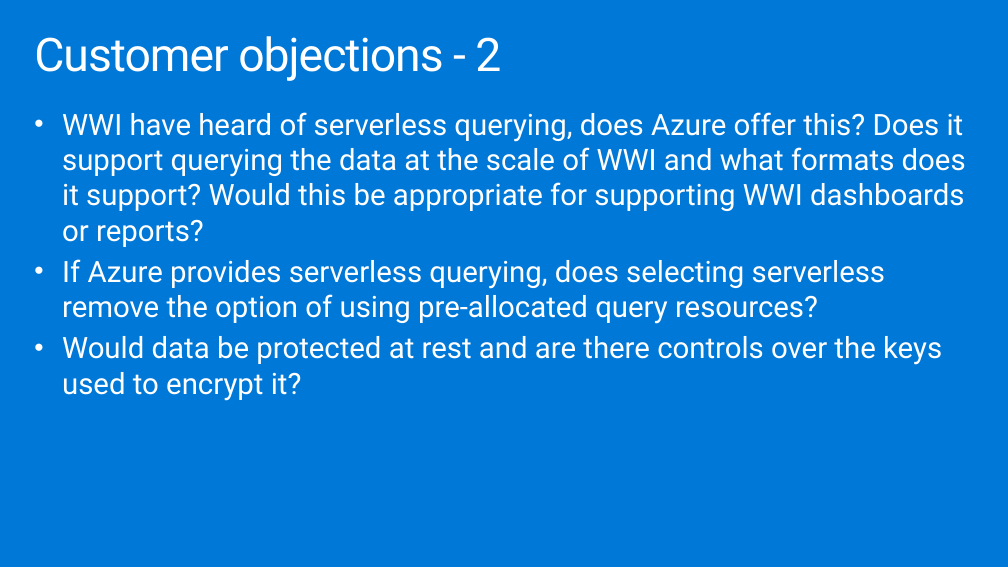
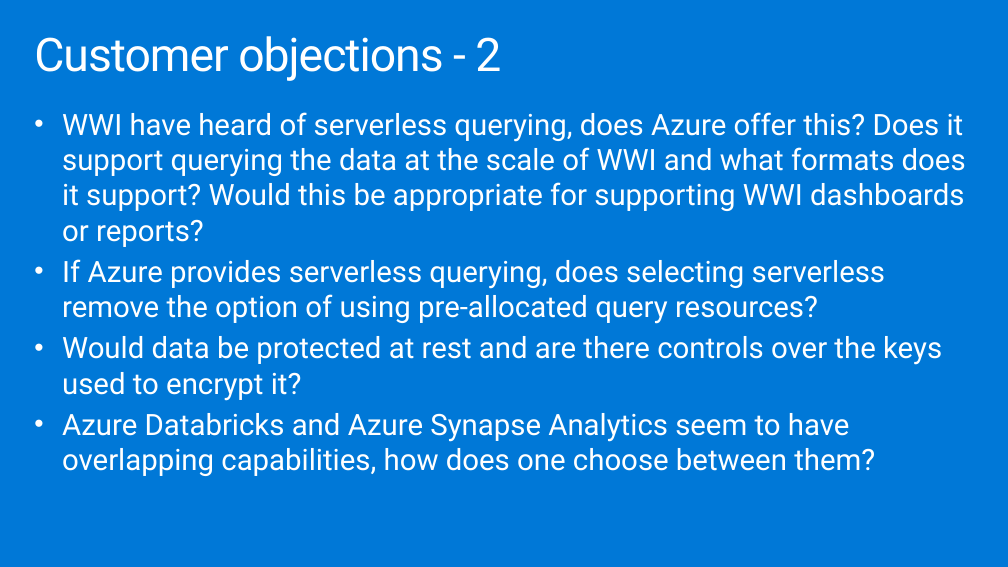
Before and after one commit to joelhulen/MCW-Azure-Synapse-Analytics-end-to-end-solution, a slide deck: slide 16 of Whiteboard design session/WDS trainer presentation - Azure Synapse Analytics end-to-end solution.pptx (slide 12 before the commit). Drawn at 1008x567 pixels with LibreOffice and Linux fonts; fonts in the diff are those of the drawing. Boxes give left, top, right and bottom in pixels: in the first picture for what was removed or moved away, otherwise in the second. Text is boxed around its words. In the diff, an @@ line names an element or a change of style, - is before the commit and + after.

```diff
--- a/Whiteboard design session/WDS trainer presentation - Azure Synapse Analytics end-to-end solution.pptx
+++ b/Whiteboard design session/WDS trainer presentation - Azure Synapse Analytics end-to-end solution.pptx
@@ text at (62,413,875,476): paragraph added @@
+• Azure Databricks and Azure Synapse Analytics seem to have overlapping capabilities, how does one choose between them?
```
Also in this commit, not shown: 3 other slides changed, 13 slides added.
